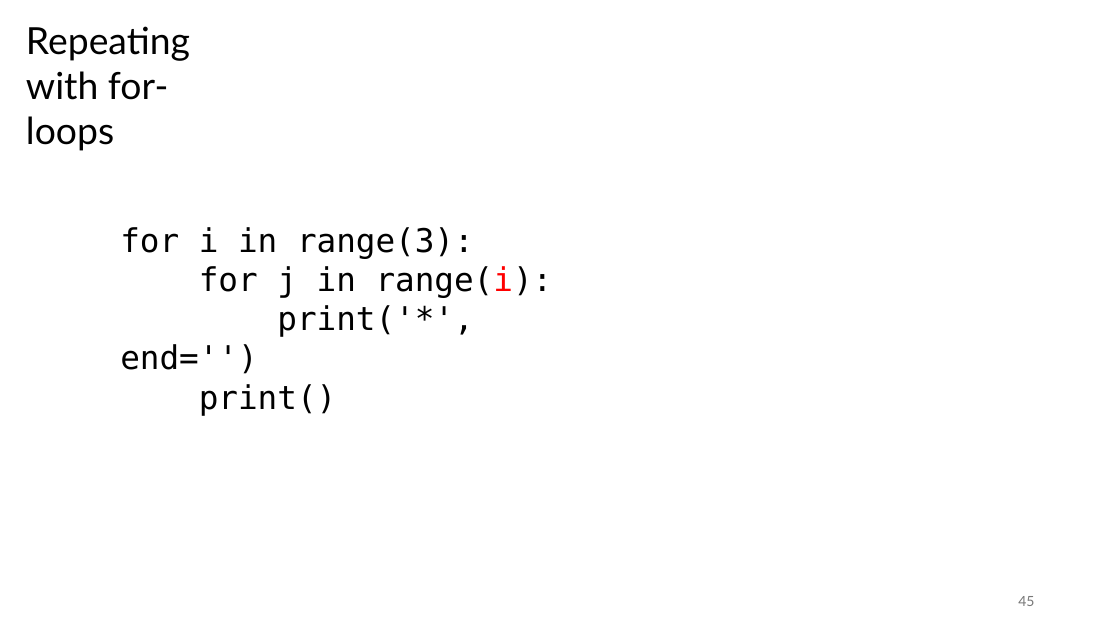
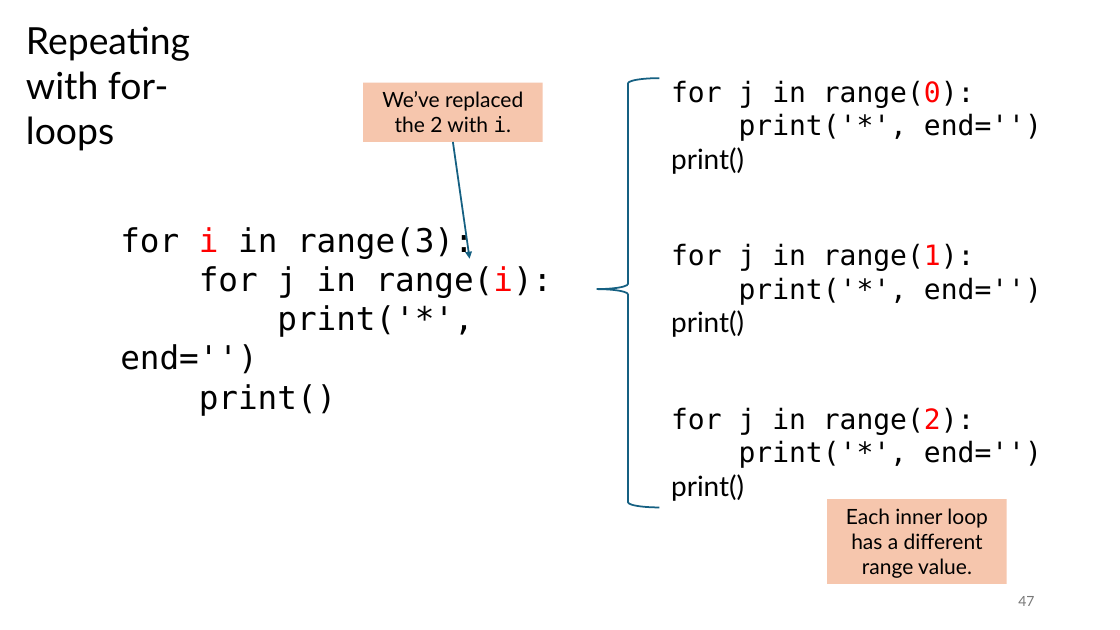
Before and after one commit to tjd1234/cmpt120spring2026, a slide deck: slide 47 of lecture_notes/chapter3/chapter3.pptx (slide 45 before the commit). Drawn at 1120x630 pixels with LibreOffice and Linux fonts; fonts in the diff are those of the drawing. Boxes give left, top, right and bottom in pixels: in the first picture for what was removed or moved away, otherwise in the second. Text is boxed around its words. In the diff, an @@ line names an element or a change of style, - is before the commit and + after.

```diff
--- a/lecture_notes/chapter3/chapter3.pptx
+++ b/lecture_notes/chapter3/chapter3.pptx
@@ rectangle added at bbox=[363, 82, 543, 142], fill #F6C6AD, 18 pt, text #000000 @@
+We’ve replaced the 2 with i.
@@ left brace added at bbox=[597, 78, 660, 507], outline #156082 1.5 pt @@
@@ text added at bbox=[671, 80, 1042, 174], 24 pt, text #000000 @@
+for j in range(0):
+print('*', end='')
+print()
@@ arrow added from (453, 142) to (470, 259), #156082 1.5 pt @@
@@ text at bbox=[120, 225, 474, 259]: text colour #000000 to #FF0000 in "i" @@
@@ text added at bbox=[671, 243, 1042, 337], 24 pt, text #000000 @@
+for j in range(1):
+print('*', end='')
+print()
@@ text added at bbox=[671, 407, 1042, 501], 24 pt, text #000000 @@
+for j in range(2):
+print('*', end='')
+print()
@@ rectangle added at bbox=[828, 499, 1007, 584], fill #F6C6AD, 18 pt, text #000000 @@
+Each inner loop has a different range value.
@@ page number at bbox=[1018, 596, 1034, 606]: text changed @@
-45
+47
```
Also in this commit, not shown: 15 other slides changed, 1 slide added, 16 other files.
